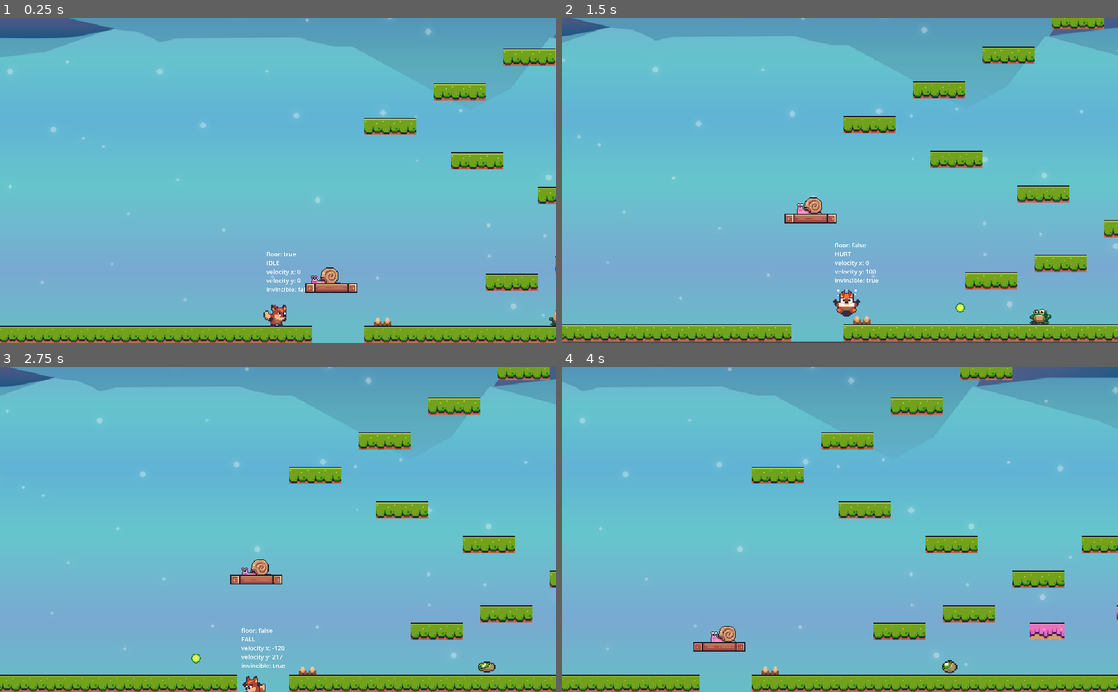
Above: before the commit, frames 1-4 (two rows, left to right).
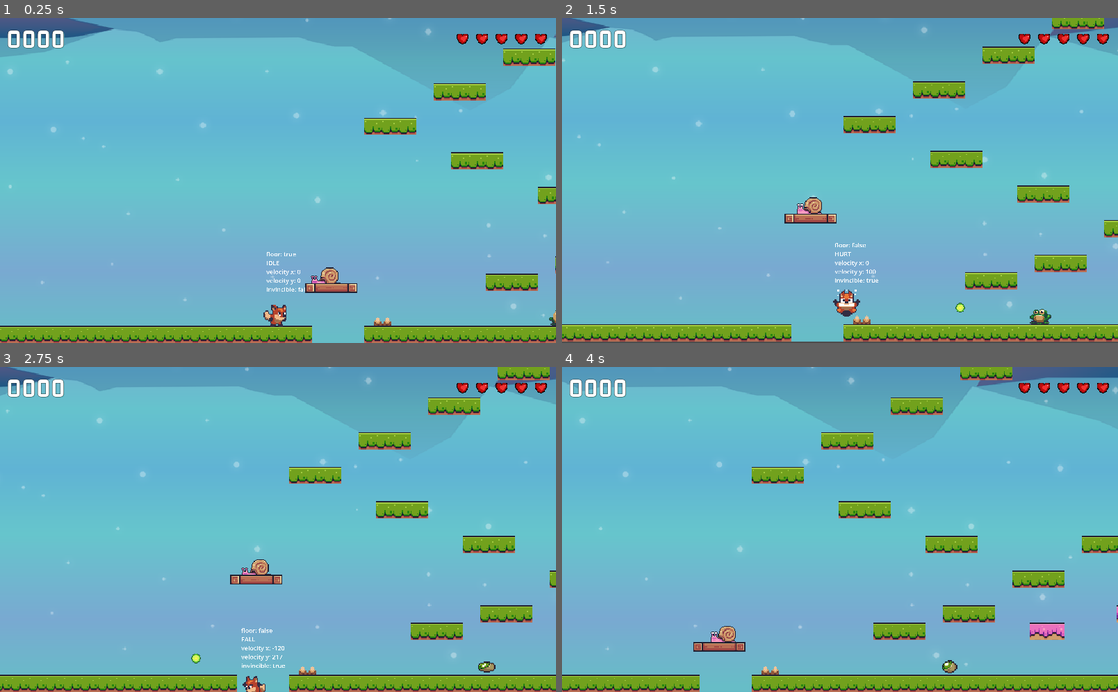
Above: after the commit, the same moments.

Repository: dizuane/godot-fox-antics
Game: Godot game, scene res://level_base/level_base.tscn
Two runs of this game, one before a commit and one after it. Both use one fixed random seed, a clock stepped at 60 frames per second and the inputs below. The project has no main scene, so this scene is started directly.
Inputs:
- Up to frame 1 (0.25 s): no input
- Up to frame 2 (1.5 s): hold D (right) from 0.53 s (still down); tap E (shoot) at 0.6, 1.35 s; tap Space (jump) at 0.77 s
- Up to frame 3 (2.75 s): tap Space (jump) at 1.52 s; release D (right) at 2.03 s; hold A (left) from 2.03 s (still down); tap E (shoot) at 2.1 s
- Up to frame 4 (4 s): release A (left) at 2.78 s; hold D (right) from 2.78 s (still down); tap E (shoot) at 2.85, 3.6 s; tap Space (jump) at 3.02, 3.77 s

The runs differ from the first frame. In frame 1, 0.7% of the frame differs, in the area x 1-99%, y 3-10%; in frame 2, 0.7%; in frame 3, 0.7%; in frame 4, 0.7%.

Commit message:
Created HUD prefab

Diff:
--- /dev/null
+++ b/assets/GL_48_White.tres
@@ -0,0 +1,10 @@
+[gd_resource type="LabelSettings" load_steps=2 format=3 uid="uid://dxd8iqc6f0ba1"]
+
+[ext_resource type="FontFile" uid="uid://dhti77qlylvbk" path="res://assets/fonts/gemunu-libre-v8-latin-700.ttf" id="1_p83gi"]
+
+[resource]
+font = ExtResource("1_p83gi")
+font_size = 48
+outline_size = 2
+outline_color = Color(0.0901961, 0.0901961, 0.0901961, 1)
+shadow_color = Color(0.298039, 0.686275, 0.705882, 0.666667)
--- /dev/null
+++ b/assets/LG_24_SubTitle.tres
@@ -0,0 +1,10 @@
+[gd_resource type="LabelSettings" load_steps=2 format=3 uid="uid://bcpaqsi2w067n"]
+
+[ext_resource type="FontFile" uid="uid://ci61mtdt7bcet" path="res://assets/fonts/LuckiestGuy-Regular.ttf" id="1_rsxxu"]
+
+[resource]
+font = ExtResource("1_rsxxu")
+font_size = 24
+font_color = Color(0.631373, 0.854902, 0.996078, 1)
+outline_size = 2
+outline_color = Color(0.027451, 0.917647, 0.564706, 1)
--- /dev/null
+++ b/assets/LG_64_Title.tres
@@ -0,0 +1,10 @@
+[gd_resource type="LabelSettings" load_steps=2 format=3 uid="uid://cpofawpojieyk"]
+
+[ext_resource type="FontFile" uid="uid://ci61mtdt7bcet" path="res://assets/fonts/LuckiestGuy-Regular.ttf" id="1_t3ifh"]
+
+[resource]
+font = ExtResource("1_t3ifh")
+font_size = 64
+font_color = Color(0.105882, 0.52549, 0.894118, 1)
+outline_size = 2
+outline_color = Color(0.027451, 0.917647, 0.564706, 1)
--- /dev/null
+++ b/hud/hud.tscn
@@ -0,0 +1,133 @@
+[gd_scene load_steps=5 format=3 uid="uid://cp4oer32eo5k0"]
+
+[ext_resource type="LabelSettings" uid="uid://dxd8iqc6f0ba1" path="res://assets/GL_48_White.tres" id="1_ivrpa"]
+[ext_resource type="Texture2D" uid="uid://cj02x3nijwtxq" path="res://assets/items/pixel heart 2.png" id="2_fc0q1"]
+[ext_resource type="LabelSettings" uid="uid://cpofawpojieyk" path="res://assets/LG_64_Title.tres" id="3_l3y28"]
+[ext_resource type="LabelSettings" uid="uid://bcpaqsi2w067n" path="res://assets/LG_24_SubTitle.tres" id="4_mk6qq"]
+
+[node name="HUD" type="Control"]
+layout_mode = 3
+anchors_preset = 15
+anchor_right = 1.0
+anchor_bottom = 1.0
+grow_horizontal = 2
+grow_vertical = 2
+
+[node name="MC" type="MarginContainer" parent="."]
+layout_mode = 1
+anchors_preset = 15
+anchor_right = 1.0
+anchor_bottom = 1.0
+grow_horizontal = 2
+grow_vertical = 2
+theme_override_constants/margin_left = 12
+theme_override_constants/margin_top = 12
+theme_override_constants/margin_right = 12
+theme_override_constants/margin_bottom = 12
+
+[node name="HB" type="HBoxContainer" parent="MC"]
+layout_mode = 2
+size_flags_vertical = 0
+
+[node name="Score" type="Label" parent="MC/HB"]
+layout_mode = 2
+size_flags_horizontal = 3
+text = "0000"
+label_settings = ExtResource("1_ivrpa")
+vertical_alignment = 1
+
+[node name="HB" type="HBoxContainer" parent="MC/HB"]
+layout_mode = 2
+
+[node name="L1" type="TextureRect" parent="MC/HB/HB"]
+layout_mode = 2
+texture = ExtResource("2_fc0q1")
+stretch_mode = 5
+
+[node name="L2" type="TextureRect" parent="MC/HB/HB"]
+layout_mode = 2
+texture = ExtResource("2_fc0q1")
+stretch_mode = 5
+
+[node name="L3" type="TextureRect" parent="MC/HB/HB"]
+layout_mode = 2
+texture = ExtResource("2_fc0q1")
+stretch_mode = 5
+
+[node name="L4" type="TextureRect" parent="MC/HB/HB"]
+layout_mode = 2
+texture = ExtResource("2_fc0q1")
+stretch_mode = 5
+
+[node name="L5" type="TextureRect" parent="MC/HB/HB"]
+layout_mode = 2
+texture = ExtResource("2_fc0q1")
+stretch_mode = 5
+
+[node name="ColorRect" type="ColorRect" parent="."]
+visible = false
+layout_mode = 1
+anchors_preset = 15
+anchor_right = 1.0
+anchor_bottom = 1.0
+grow_horizontal = 2
+grow_vertical = 2
+color = Color(0, 0.00392157, 0.0980392, 0.745098)
+
+[node name="VB_LevelComplete" type="VBoxContainer" parent="ColorRect"]
+visible = false
+layout_mode = 1
+anchors_preset = 8
+anchor_left = 0.5
+anchor_top = 0.5
+anchor_right = 0.5
+anchor_bottom = 0.5
+offset_left = -20.0
+offset_top = -20.0
+offset_right = 20.0
+offset_bottom = 20.0
+grow_horizontal = 2
+grow_vertical = 2
+
+[node name="Label" type="Label" parent="ColorRect/VB_LevelComplete"]
+layout_mode = 2
+text = "LEVEL COMPLETE!"
+label_settings = ExtResource("3_l3y28")
+horizontal_alignment = 1
+vertical_alignment = 1
+
+[node name="Label2" type="Label" parent="ColorRect/VB_LevelComplete"]
+layout_mode = 2
+text = "Press Jump for Next Level"
+label_settings = ExtResource("4_mk6qq")
+horizontal_alignment = 1
+vertical_alignment = 1
+
+[node name="VB_GameOver" type="VBoxContainer" parent="ColorRect"]
+visible = false
+layout_mode = 1
+anchors_preset = 8
+anchor_left = 0.5
+anchor_top = 0.5
+anchor_right = 0.5
+anchor_bottom = 0.5
+offset_left = -20.0
+offset_top = -20.0
+offset_right = 20.0
+offset_bottom = 20.0
+grow_horizontal = 2
+grow_vertical = 2
+
+[node name="Label" type="Label" parent="ColorRect/VB_GameOver"]
+layout_mode = 2
+text = "GAME OVER!"
+label_settings = ExtResource("3_l3y28")
+horizontal_alignment = 1
+vertical_alignment = 1
+
+[node name="Label2" type="Label" parent="ColorRect/VB_GameOver"]
+layout_mode = 2
+text = "Press Jump for Main Menu"
+label_settings = ExtResource("4_mk6qq")
+horizontal_alignment = 1
+vertical_alignment = 1
--- a/level_base/level_base.tscn
+++ b/level_base/level_base.tscn
@@ -21,6 +21,7 @@
 [ext_resource type="Texture2D" uid="uid://qobm0nclmq8r" path="res://assets/backgrounds/game_background_1/layers/clouds_3.png" id="16_ebgfl"]
 [ext_resource type="Texture2D" uid="uid://s4ix7dxdf7sq" path="res://assets/backgrounds/game_background_1/layers/clouds_4.png" id="17_ug3uf"]
 [ext_resource type="AudioStream" uid="uid://dqw7pvphkbkrm" path="res://assets/sound/Flowing Rocks.ogg" id="21_gdqwi"]
+[ext_resource type="PackedScene" uid="uid://cp4oer32eo5k0" path="res://hud/hud.tscn" id="22_ujcyx"]
 
 [sub_resource type="TileSetAtlasSource" id="TileSetAtlasSource_ledg1"]
 texture = ExtResource("1_sg3iq")
@@ -706,3 +707,7 @@
 [node name="Music" type="AudioStreamPlayer" parent="."]
 stream = ExtResource("21_gdqwi")
 autoplay = true
+
+[node name="CanvasLayer" type="CanvasLayer" parent="."]
+
+[node name="HUD" parent="CanvasLayer" instance=ExtResource("22_ujcyx")]
Not shown: 1 places in level_base/level_base.tscn that only renumber resources
